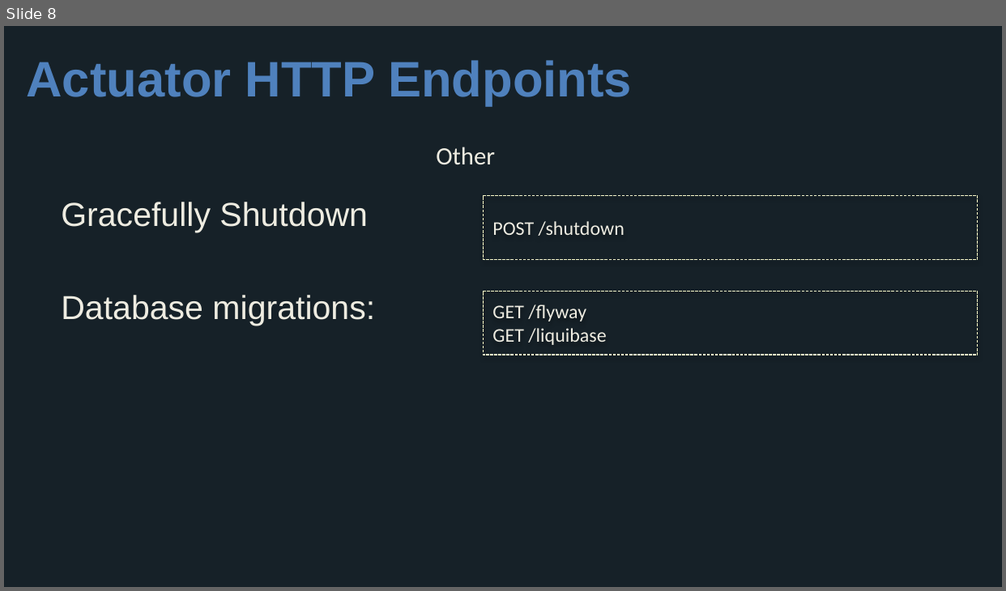
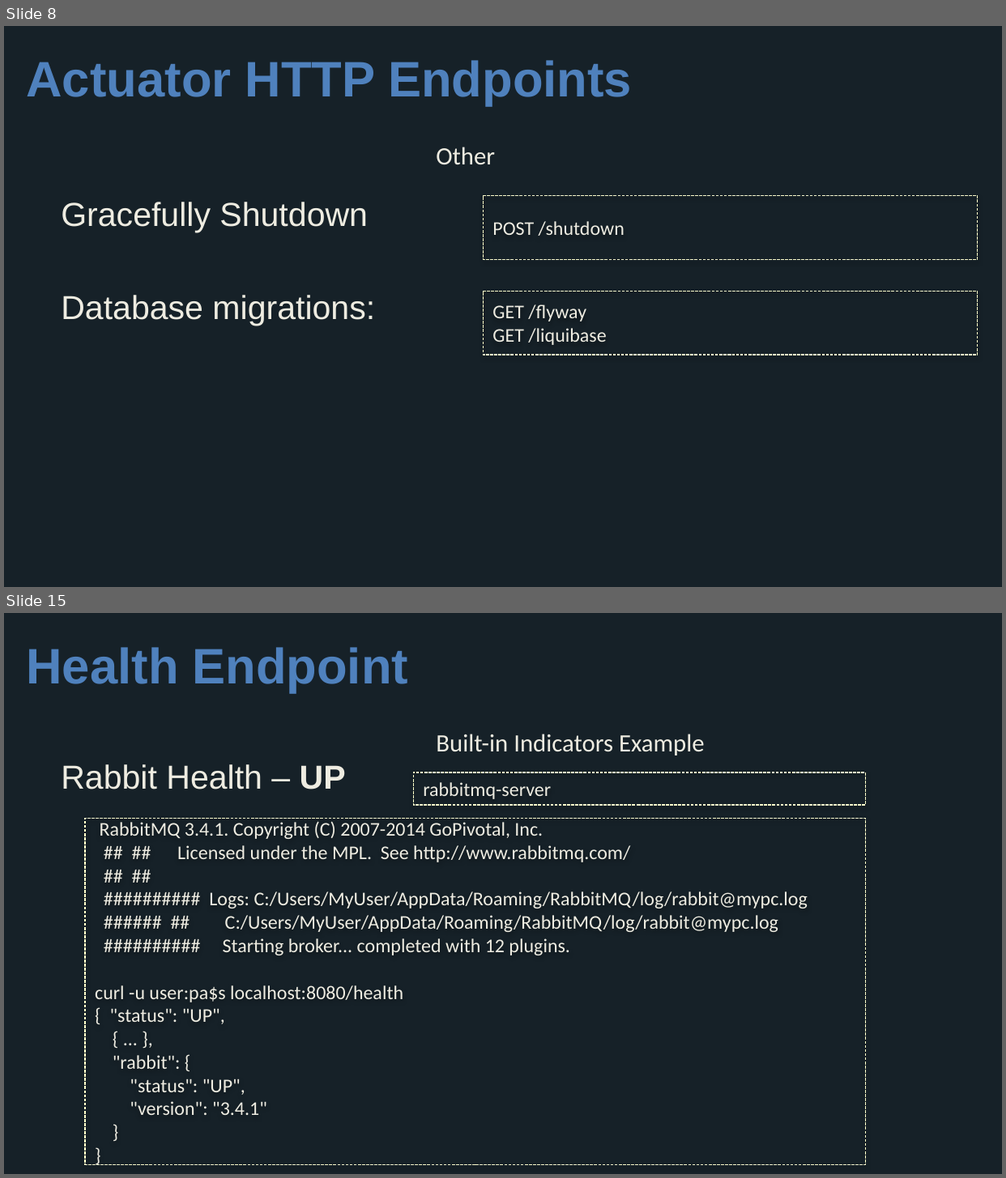
Before and after one commit to wxlund/CN-Workshop-Boeing, a slide deck: presentations/Session_4_Advanced_Boot.pptx. Shown one above the other, each under a label of ours: slide 8 before the commit, slides 8 and 15 after it; the slides between them are not shown. The pictures are 1006x591 and 1006x1178 pixels, drawn with LibreOffice and Linux fonts; fonts in the diff are those of the drawing; background and template pictures are left out. Boxes give left, top, right and bottom in pixels: in the first picture for what was removed or moved away, otherwise in the second. Text is boxed around its words. In the diff, an @@ line names an element or a change of style, - is before the commit and + after.

```diff
--- a/presentations/Session_4_Advanced_Boot.pptx
+++ b/presentations/Session_4_Advanced_Boot.pptx
@@ slide 15 added at bbox=[4, 613, 1002, 1174], background #162128 @@
@@ title added at bbox=[26, 647, 408, 693], 36 pt, text #4F81BD, bold @@
+Health Endpoint
@@ text added at bbox=[436, 734, 705, 756], 18 pt, text #EEECE1 @@
+Built-in Indicators Example
@@ text added at bbox=[61, 764, 346, 790], 24 pt, text #EEECE1 @@
+Rabbit Health – UP
@@ rectangle added at bbox=[413, 773, 865, 806], outline #FFFFCC 0.75 pt dashed, 14 pt, text #EEECE1 @@
+rabbitmq-server
@@ rectangle added at bbox=[85, 819, 865, 1166], outline #FFFFCC 0.75 pt dashed, 14 pt, text #EEECE1 @@
+RabbitMQ 3.4.1. Copyright (C) 2007-2014 GoPivotal, Inc.
+## ## Licensed under the MPL. See http://www.rabbitmq.com/
+## ##
+########## Logs: C:/Users/MyUser/AppData/Roaming/RabbitMQ/log/rabbit@mypc.log
+###### ## C:/Users/MyUser/AppData/Roaming/RabbitMQ/log/rabbit@mypc.log
+########## Starting broker... completed with 12 plugins.
+curl -u user:pa$s localhost:8080/health
+{ "status": "UP",
+{ ... },
+"rabbit": {
+"status": "UP",
+"version": "3.4.1"
+}
+}
```
Also in this commit, not shown: 19 other slides added.
